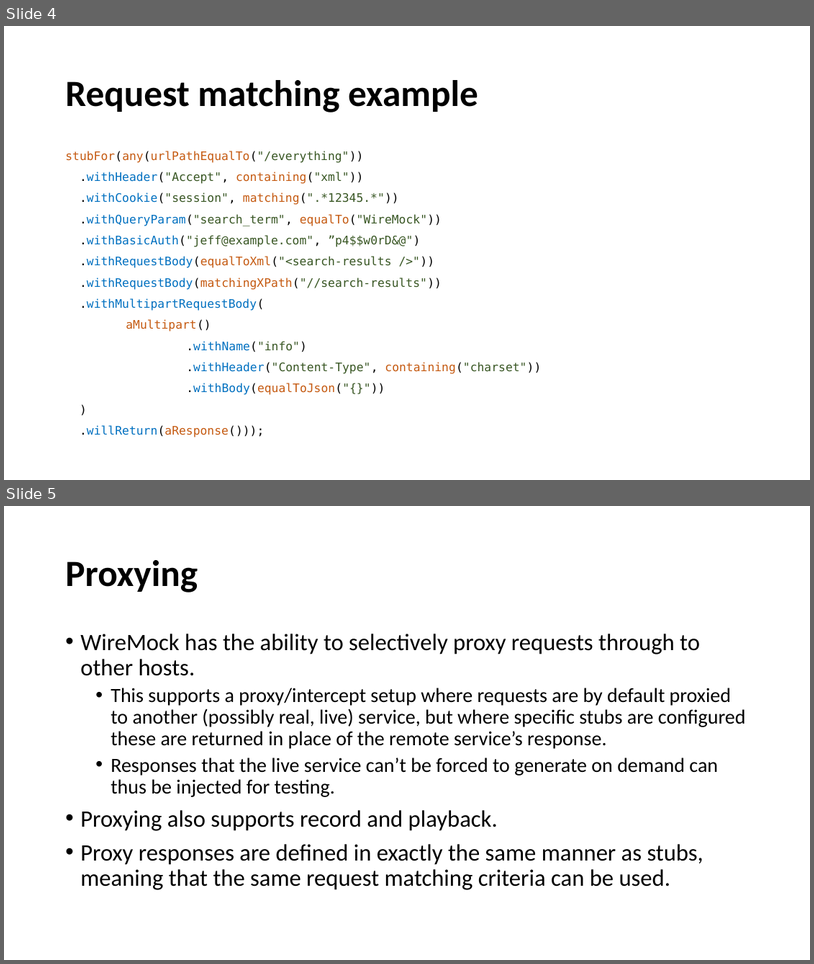
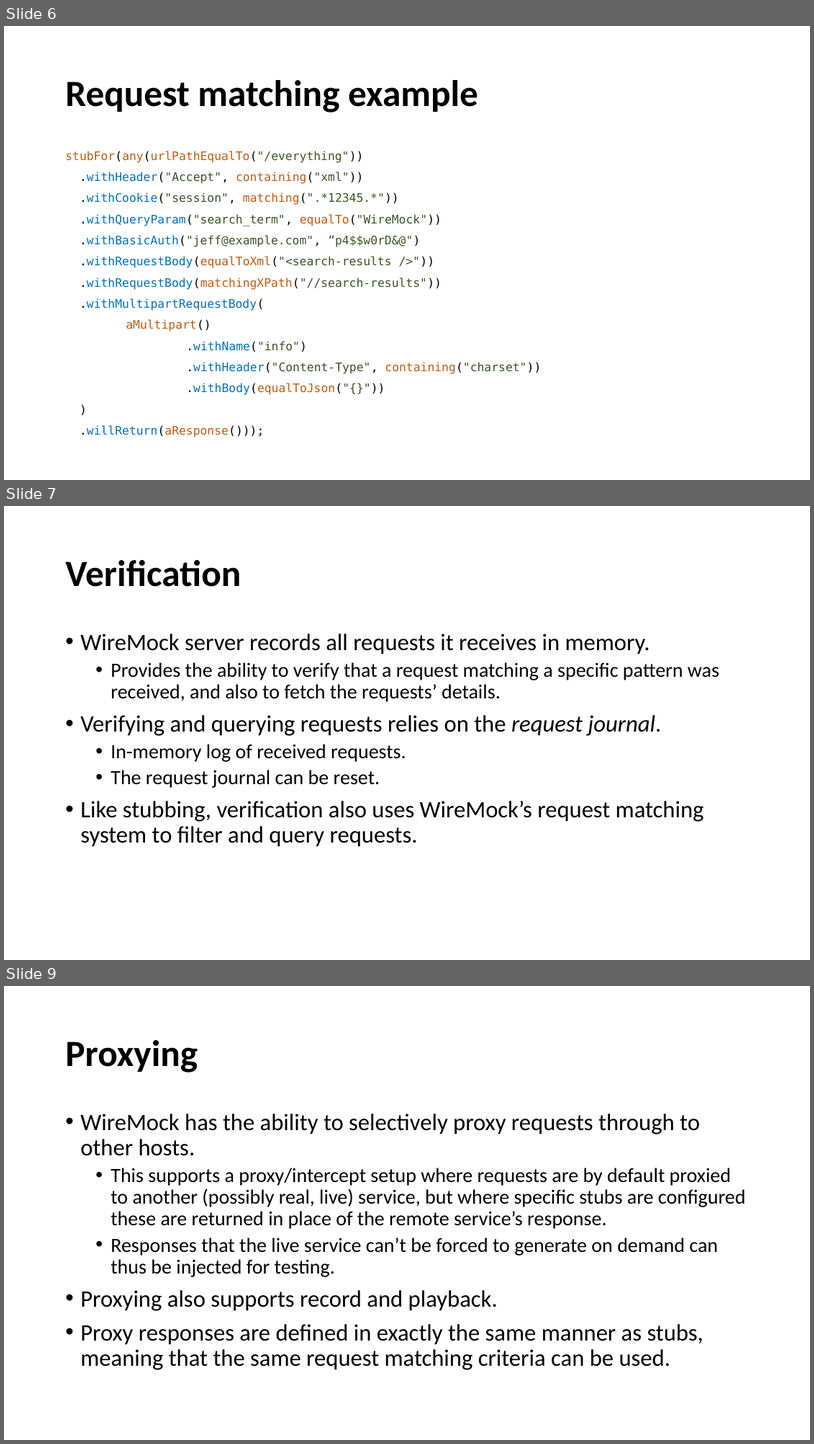
Before and after one commit to cebartling/test-driven, a slide deck: presentations/Introduction to WireMock.pptx. Shown one above the other, each under a label of ours: slides 4 and 5 before the commit, slides 6, 7 and 9 after it; the slides between them are not shown. The pictures are 814x964 and 814x1444 pixels, drawn with LibreOffice and Linux fonts; fonts in the diff are those of the drawing. Boxes give left, top, right and bottom in pixels: in the first picture for what was removed or moved away, otherwise in the second. Text is boxed around its words. In the diff, an @@ line names an element or a change of style, - is before the commit and + after.

Commit message:
WireMock presentation updates

```diff
--- a/presentations/Introduction to WireMock.pptx
+++ b/presentations/Introduction to WireMock.pptx
@@ slide 7 added at bbox=[4, 506, 810, 960], background #FFFFFF @@
@@ title added at bbox=[65, 560, 241, 587], 44 pt, text #000000, bold @@
+Verification
@@ text added at bbox=[80, 633, 720, 847], 28 pt, text #000000 @@
+• WireMock server records all requests it receives in memory.
+  • Provides the ability to verify that a request matching a specific pattern was received, and also to fetch the requests’ details.
+• Verifying and querying requests relies on the request journal.
+  • In-memory log of received requests.
+  • The request journal can be reset.
+• Like stubbing, verification also uses WireMock’s request matching system to filter and query requests.
@@ what was slide 4 is now slide 6 @@
@@ what was slide 5 is now slide 9 @@
```
Also in this commit, not shown: 1 slide changed, 3 other slides added.
